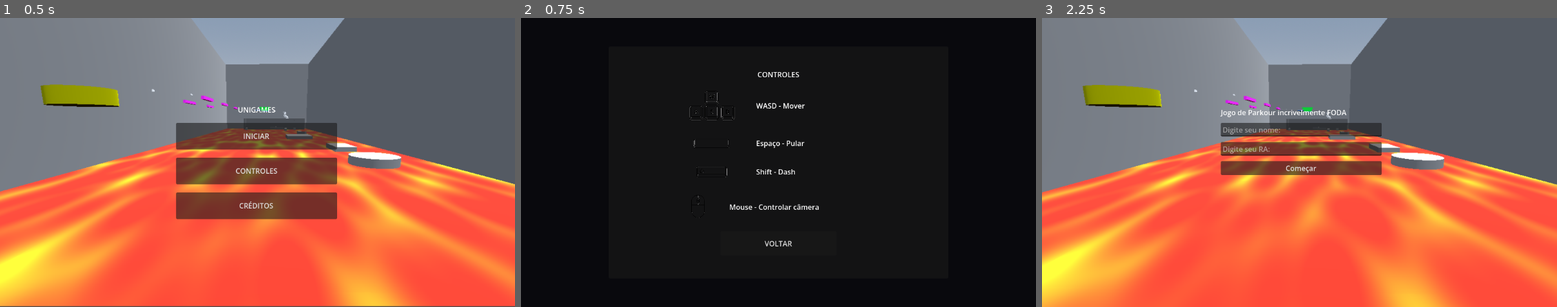
Above: before the commit, frames 1-3 (left to right).
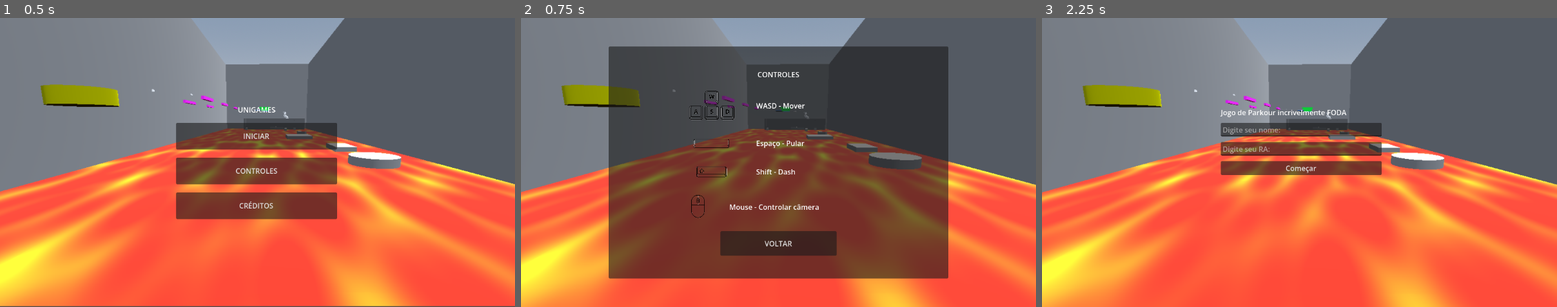
Above: after the commit, the same moments.

Repository: Hugouououo/UniGames
Game: Godot game, scene res://UniGames/MenuPrincipal.tscn
Same seed, same stepped clock (60 frames per second), same inputs: the game is played once before the commit and once after it.
Inputs:
- Up to frame 1 (0.5 s): no input
- Up to frame 2 (0.75 s): click "CONTROLES" at 0.5 s
- Up to frame 3 (2.25 s): click "VOLTAR" at 1.25 s; click "INICIAR" at 2 s

Frame 1 is identical in both runs. In frame 2, 99% of the frame differs, in the area x 0-100%, y 0-100%; in frame 3, nothing differs.

Commit message:
Acho que foi tudo na questão dos menu

Diff:
--- a/controles_menu.tscn
+++ b/controles_menu.tscn
@@ -1,12 +1,13 @@
-[gd_scene load_steps=6 format=3]
+[gd_scene format=3 uid="uid://cybpsavmo3jsq"]
 
-[ext_resource type="Script" path="res://controles_menu.gd" id="1_script"]
+[ext_resource type="Script" uid="uid://dro1bib4hig5s" path="res://controles_menu.gd" id="1_script"]
+[ext_resource type="Texture2D" uid="uid://d3io05pv75xtp" path="res://Imagens/Fundo.png" id="2_kad7a"]
 [ext_resource type="Texture2D" uid="uid://djuaoe4po35pk" path="res://Imagens/WASD.png" id="2_wasd"]
-[ext_resource type="Texture2D" uid="uid://bwykl4c0wi833" path="res://Imagens/espaco.png" id="3_espaco"]
+[ext_resource type="Texture2D" uid="uid://i8ghyj5lmbmm" path="res://Imagens/espaco.png" id="3_espaco"]
 [ext_resource type="Texture2D" uid="uid://day2evniji8l" path="res://Imagens/Shift.png" id="4_shift"]
 [ext_resource type="Texture2D" uid="uid://degoidb1aj06q" path="res://Imagens/Mouse.png" id="5_mouse"]
 
-[node name="ControlesMenu" type="Control"]
+[node name="ControlesMenu" type="Control" unique_id=1671049267]
 layout_mode = 3
 anchors_preset = 15
 anchor_right = 1.0
@@ -15,16 +16,13 @@
 grow_vertical = 2
 script = ExtResource("1_script")
 
-[node name="ColorRect" type="ColorRect" parent="."]
-layout_mode = 1
-anchors_preset = 15
-anchor_right = 1.0
-anchor_bottom = 1.0
-grow_horizontal = 2
-grow_vertical = 2
-color = Color(0.035, 0.035, 0.05, 1)
+[node name="TextureRect" type="TextureRect" parent="." unique_id=1346150291]
+layout_mode = 0
+offset_right = 1152.0
+offset_bottom = 648.0
+texture = ExtResource("2_kad7a")
 
-[node name="CenterContainer" type="CenterContainer" parent="."]
+[node name="CenterContainer" type="CenterContainer" parent="." unique_id=1678170441]
 layout_mode = 1
 anchors_preset = 15
 anchor_right = 1.0
@@ -32,11 +30,11 @@
 grow_horizontal = 2
 grow_vertical = 2
 
-[node name="Panel" type="Panel" parent="CenterContainer"]
+[node name="Panel" type="Panel" parent="CenterContainer" unique_id=2064479834]
 custom_minimum_size = Vector2(760, 520)
 layout_mode = 2
 
-[node name="VBoxContainer" type="VBoxContainer" parent="CenterContainer/Panel"]
+[node name="VBoxContainer" type="VBoxContainer" parent="CenterContainer/Panel" unique_id=118682513]
 layout_mode = 1
 anchors_preset = 15
 anchor_right = 1.0
@@ -50,84 +48,84 @@
 theme_override_constants/separation = 14
 alignment = 1
 
-[node name="LabelTitulo" type="Label" parent="CenterContainer/Panel/VBoxContainer"]
+[node name="LabelTitulo" type="Label" parent="CenterContainer/Panel/VBoxContainer" unique_id=906607131]
 layout_mode = 2
 text = "CONTROLES"
 horizontal_alignment = 1
 
-[node name="LinhaWASD" type="HBoxContainer" parent="CenterContainer/Panel/VBoxContainer"]
+[node name="LinhaWASD" type="HBoxContainer" parent="CenterContainer/Panel/VBoxContainer" unique_id=92534702]
 layout_mode = 2
 theme_override_constants/separation = 20
 alignment = 1
 
-[node name="TexturaWASD" type="TextureRect" parent="CenterContainer/Panel/VBoxContainer/LinhaWASD"]
+[node name="TexturaWASD" type="TextureRect" parent="CenterContainer/Panel/VBoxContainer/LinhaWASD" unique_id=1450604724]
 custom_minimum_size = Vector2(160, 90)
 layout_mode = 2
 texture = ExtResource("2_wasd")
 expand_mode = 3
 stretch_mode = 5
 
-[node name="LabelWASD" type="Label" parent="CenterContainer/Panel/VBoxContainer/LinhaWASD"]
+[node name="LabelWASD" type="Label" parent="CenterContainer/Panel/VBoxContainer/LinhaWASD" unique_id=1725096972]
 custom_minimum_size = Vector2(280, 0)
 layout_mode = 2
 text = "WASD - Mover"
 vertical_alignment = 1
 
-[node name="LinhaEspaco" type="HBoxContainer" parent="CenterContainer/Panel/VBoxContainer"]
+[node name="LinhaEspaco" type="HBoxContainer" parent="CenterContainer/Panel/VBoxContainer" unique_id=2015637404]
 layout_mode = 2
 theme_override_constants/separation = 20
 alignment = 1
 
-[node name="TexturaEspaco" type="TextureRect" parent="CenterContainer/Panel/VBoxContainer/LinhaEspaco"]
+[node name="TexturaEspaco" type="TextureRect" parent="CenterContainer/Panel/VBoxContainer/LinhaEspaco" unique_id=425533464]
 custom_minimum_size = Vector2(160, 50)
 layout_mode = 2
 texture = ExtResource("3_espaco")
 expand_mode = 3
 stretch_mode = 5
 
-[node name="LabelEspaco" type="Label" parent="CenterContainer/Panel/VBoxContainer/LinhaEspaco"]
+[node name="LabelEspaco" type="Label" parent="CenterContainer/Panel/VBoxContainer/LinhaEspaco" unique_id=377082252]
 custom_minimum_size = Vector2(280, 0)
 layout_mode = 2
 text = "Espaço - Pular"
 vertical_alignment = 1
 
-[node name="LinhaShift" type="HBoxContainer" parent="CenterContainer/Panel/VBoxContainer"]
+[node name="LinhaShift" type="HBoxContainer" parent="CenterContainer/Panel/VBoxContainer" unique_id=1479680137]
 layout_mode = 2
 theme_override_constants/separation = 20
 alignment = 1
 
-[node name="TexturaShift" type="TextureRect" parent="CenterContainer/Panel/VBoxContainer/LinhaShift"]
+[node name="TexturaShift" type="TextureRect" parent="CenterContainer/Panel/VBoxContainer/LinhaShift" unique_id=298194494]
 custom_minimum_size = Vector2(160, 50)
 layout_mode = 2
 texture = ExtResource("4_shift")
 expand_mode = 3
 stretch_mode = 5
 
-[node name="LabelShift" type="Label" parent="CenterContainer/Panel/VBoxContainer/LinhaShift"]
+[node name="LabelShift" type="Label" parent="CenterContainer/Panel/VBoxContainer/LinhaShift" unique_id=1171938009]
 custom_minimum_size = Vector2(280, 0)
 layout_mode = 2
 text = "Shift - Dash"
 vertical_alignment = 1
 
-[node name="LinhaMouse" type="HBoxContainer" parent="CenterContainer/Panel/VBoxContainer"]
+[node name="LinhaMouse" type="HBoxContainer" parent="CenterContainer/Panel/VBoxContainer" unique_id=780780803]
 layout_mode = 2
 theme_override_constants/separation = 20
 alignment = 1
 
-[node name="TexturaMouse" type="TextureRect" parent="CenterContainer/Panel/VBoxContainer/LinhaMouse"]
+[node name="TexturaMouse" type="TextureRect" parent="CenterContainer/Panel/VBoxContainer/LinhaMouse" unique_id=325378643]
 custom_minimum_size = Vector2(100, 80)
 layout_mode = 2
 texture = ExtResource("5_mouse")
 expand_mode = 3
 stretch_mode = 5
 
-[node name="LabelMouse" type="Label" parent="CenterContainer/Panel/VBoxContainer/LinhaMouse"]
+[node name="LabelMouse" type="Label" parent="CenterContainer/Panel/VBoxContainer/LinhaMouse" unique_id=1554469395]
 custom_minimum_size = Vector2(340, 0)
 layout_mode = 2
 text = "Mouse - Controlar câmera"
 vertical_alignment = 1
 
-[node name="ButtonVoltar" type="Button" parent="CenterContainer/Panel/VBoxContainer"]
+[node name="ButtonVoltar" type="Button" parent="CenterContainer/Panel/VBoxContainer" unique_id=214729948]
 custom_minimum_size = Vector2(260, 55)
 layout_mode = 2
 size_flags_horizontal = 4
